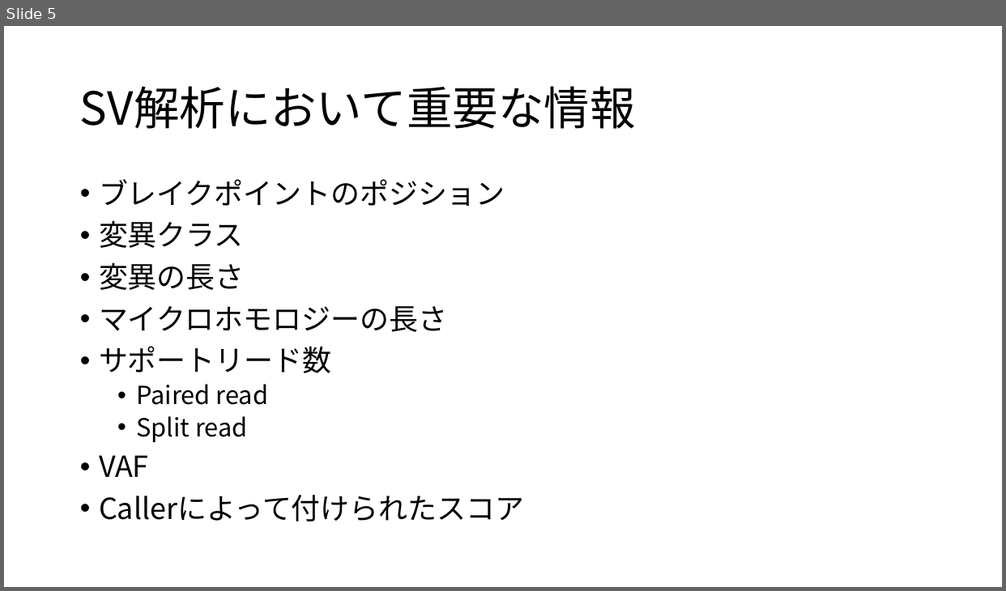
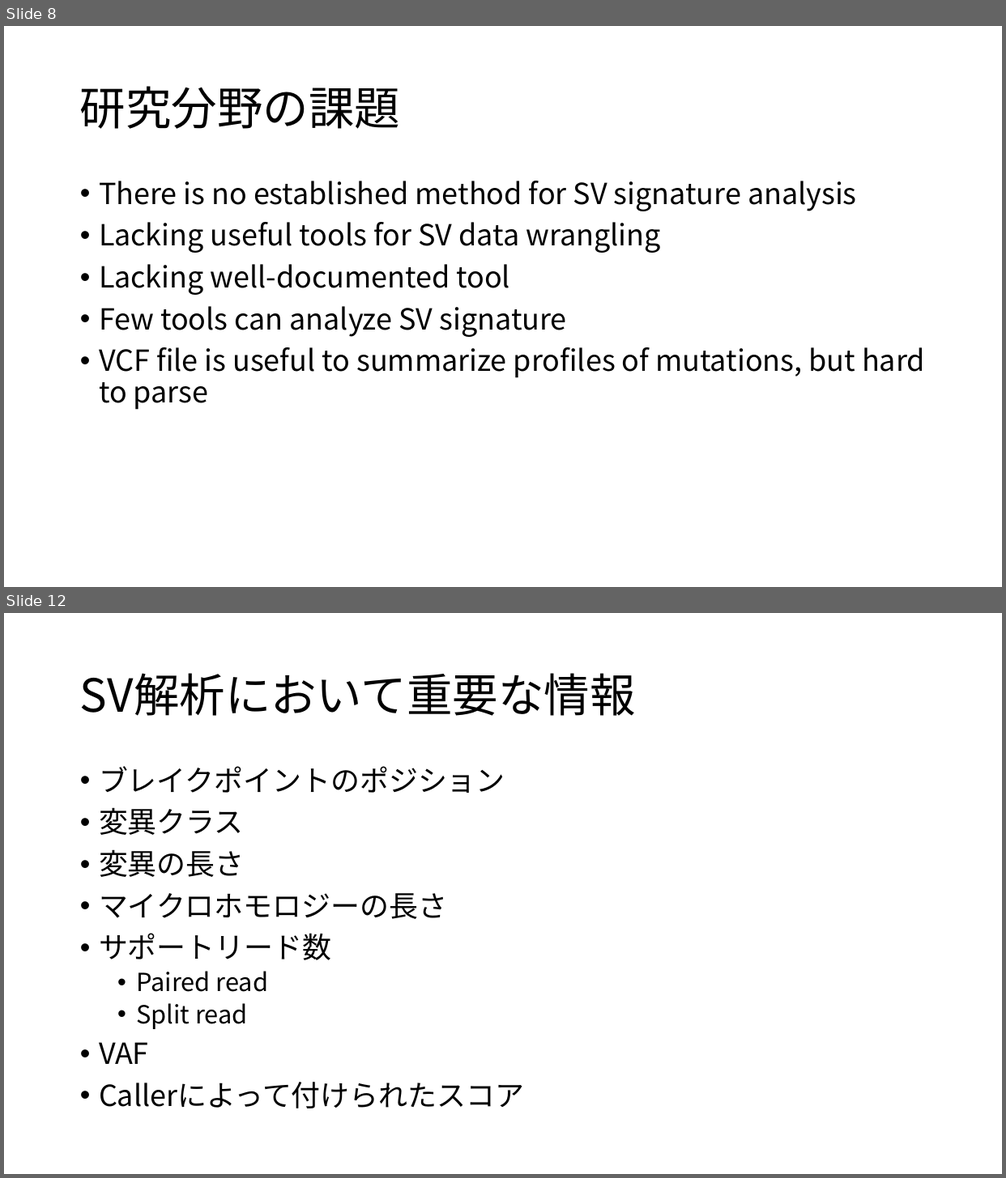
Before and after one commit to dermasugita/Viola-SV, a slide deck: resources/SV_parser.pptx. Shown one above the other, each under a label of ours: slide 5 before the commit, slides 8 and 12 after it; the slides between them are not shown. The pictures are 1006x591 and 1006x1178 pixels, drawn with LibreOffice and Linux fonts; fonts in the diff are those of the drawing. Boxes give left, top, right and bottom in pixels: in the first picture for what was removed or moved away, otherwise in the second. Text is boxed around its words. In the diff, an @@ line names an element or a change of style, - is before the commit and + after.

```diff
--- a/resources/SV_parser.pptx
+++ b/resources/SV_parser.pptx
@@ slide 8 added at (x1=4, y1=26, x2=1002, y2=587), background #FFFFFF @@
@@ title added at (x1=80, y1=86, x2=400, y2=129), 44 pt, text #000000 @@
+研究分野の課題
@@ text added at (x1=99, y1=181, x2=925, y2=410), 28 pt, text #000000 @@
+• There is no established method for SV signature analysis
+• Lacking useful tools for SV data wrangling
+• Lacking well-documented tool
+• Few tools can analyze SV signature
+• VCF file is useful to summarize profiles of mutations, but hard to parse
@@ what was slide 5 is now slide 12 @@
```
Also in this commit, not shown: 5 slides changed, 7 other slides added, 1 slide removed, 10 other files.
